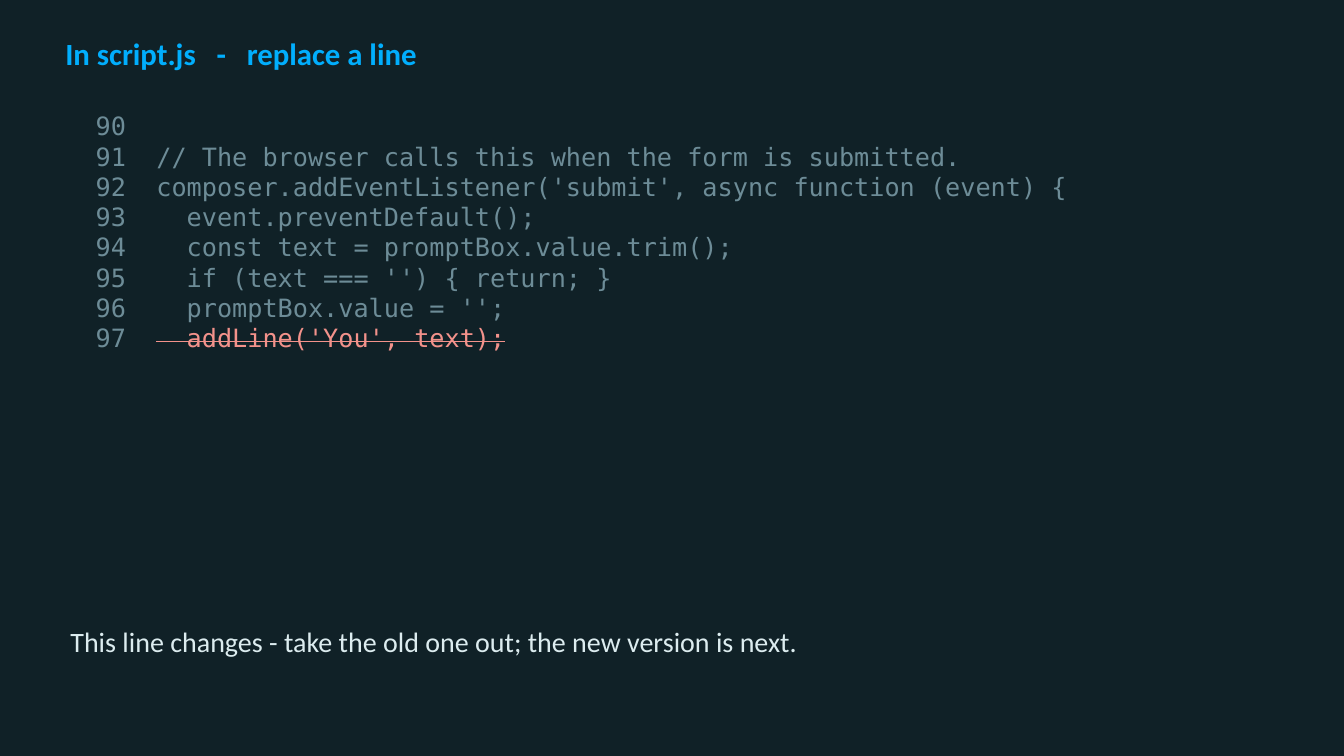
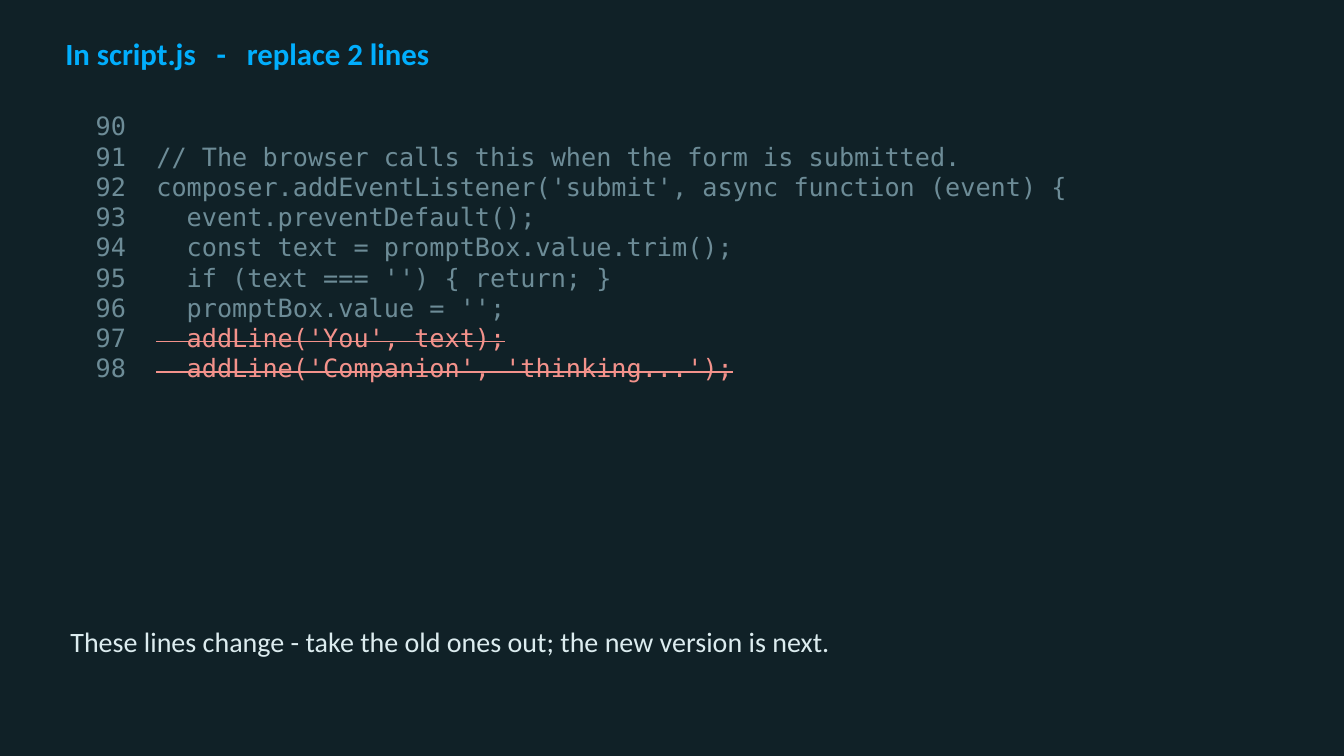
Before and after one commit to utgapps/utgapps.github.io, a slide deck: slide 8 of ai101/slides/week-07.pptx. Drawn at 1344x756 pixels with LibreOffice and Linux fonts; fonts in the diff are those of the drawing. Boxes give left, top, right and bottom in pixels: in the first picture for what was removed or moved away, otherwise in the second. Text is boxed around its words. In the diff, an @@ line names an element or a change of style, - is before the commit and + after.

```diff
--- a/ai101/slides/week-07.pptx
+++ b/ai101/slides/week-07.pptx
@@ text at <box>65,43,429,70</box>: text changed @@
-In script.js - replace a line
+In script.js - replace 2 lines
@@ text at <box>187,358,733,383</box>: paragraph added @@
+98 addLine('Companion', 'thinking...');
@@ text at <box>70,632,829,657</box>: text changed @@
-This line changes - take the old one out; the new version is next.
+These lines change - take the old ones out; the new version is next.
```
Also in this commit, not shown: 3 other slides changed, 8 slides removed, 21 other files.
